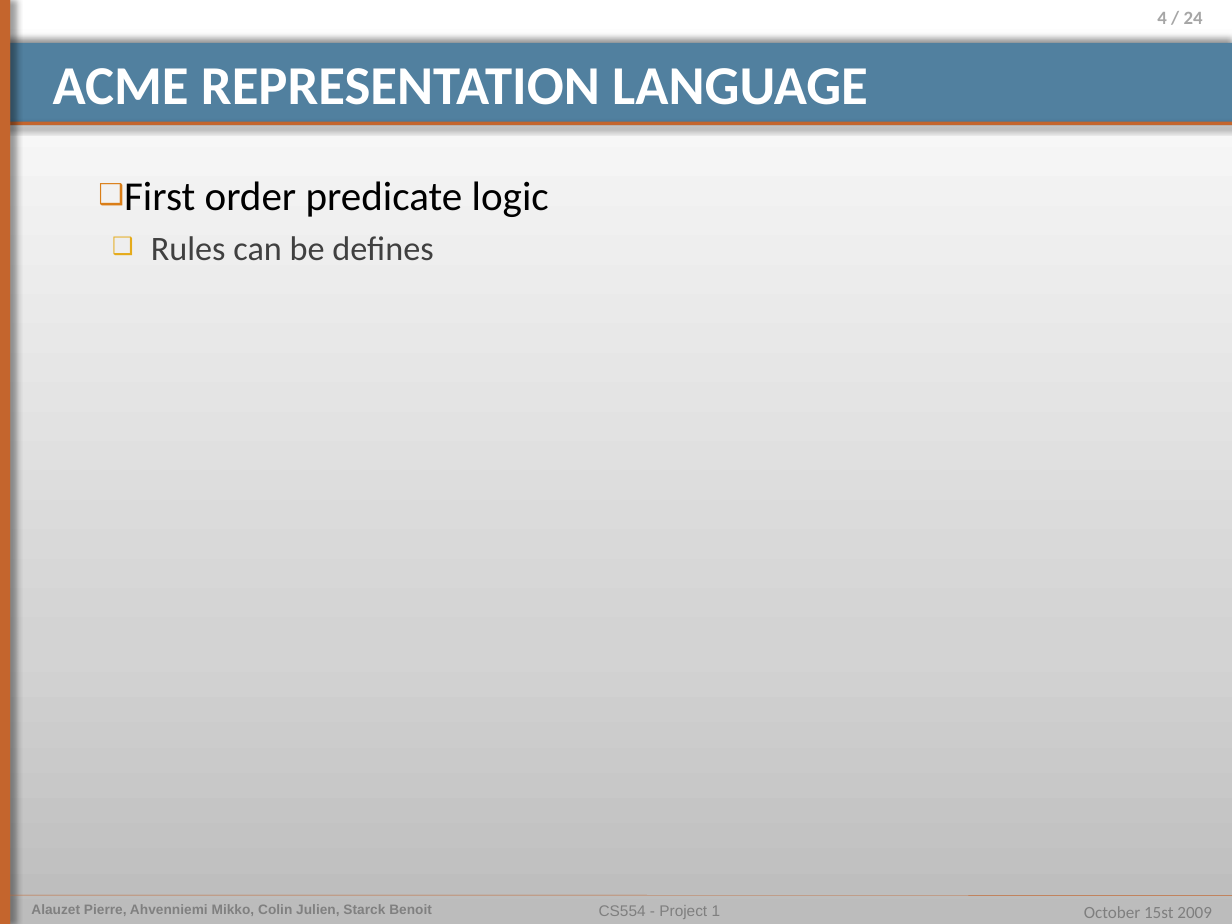
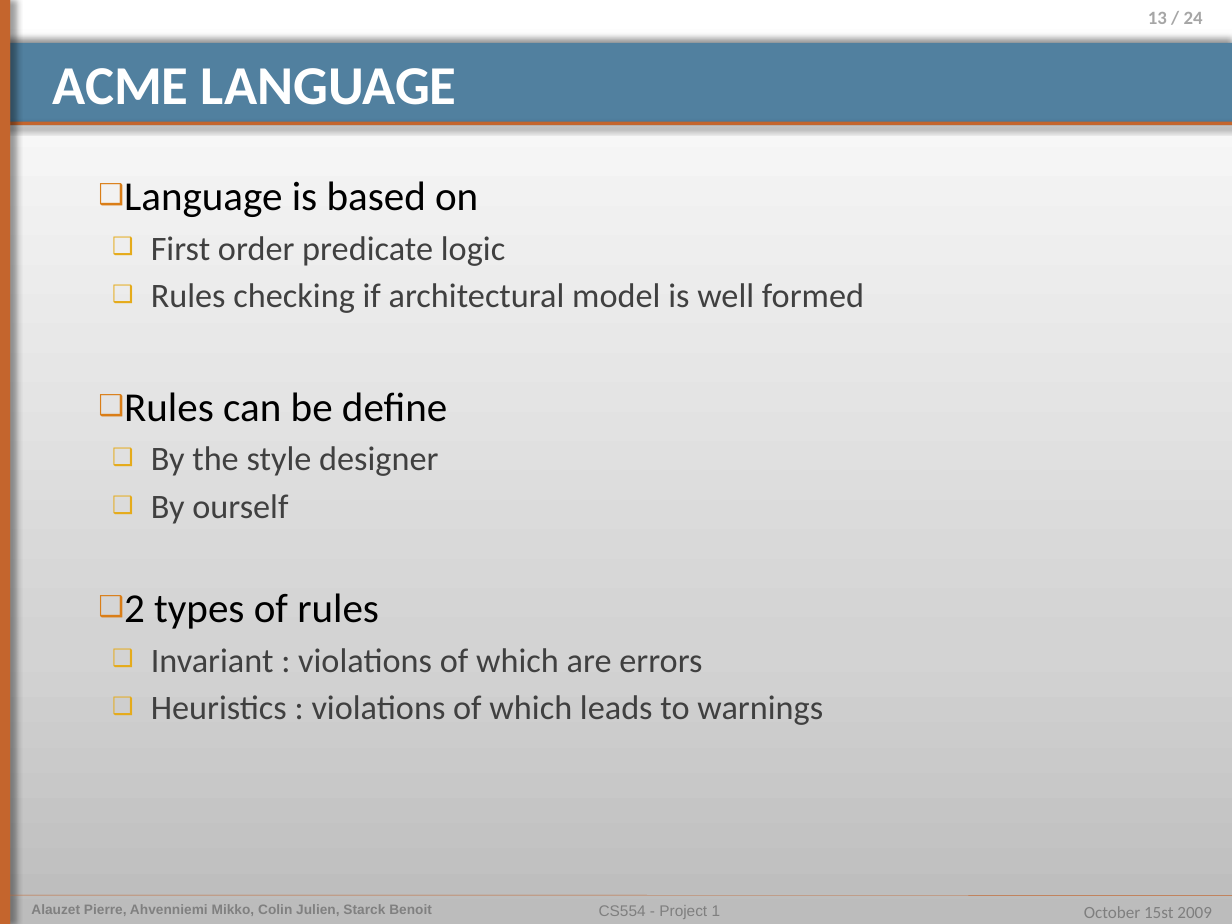
Before and after one commit to pierrealauzet/euroteam, a slide deck: slide 13 of Project 2/Part1/CS554_EuroTeam_Project2_OP4.pptx (slide 4 before the commit). Drawn at 1232x924 pixels with LibreOffice and Linux fonts; fonts in the diff are those of the drawing. Boxes give left, top, right and bottom in pixels: in the first picture for what was removed or moved away, otherwise in the second. Text is boxed around its words. In the diff, an @@ line names an element or a change of style, - is before the commit and + after.

```diff
--- a/Project 2/Part1/CS554_EuroTeam_Project2_OP4.pptx
+++ b/Project 2/Part1/CS554_EuroTeam_Project2_OP4.pptx
@@ page number at [1148, 12, 1203, 24]: text changed @@
-4 / 24
+13 / 24
@@ title at [53, 68, 457, 105]: text changed @@
-ACME REPRESENTATION LANGUAGE
+ACME LANGUAGE
@@ text at [124, 181, 478, 217]: paragraph added @@
+❑ Language is based on
@@ text at [151, 236, 505, 266]: size 24 to 20 pt, text colour #000000 to #404040 in "First order predicate logic"; list level 1 to 2 in "First order predicate logic"; bullet colour #DA7E18 to #E5AB1B @@
@@ text at [124, 283, 864, 725]: text changed @@
-  ❑ Rules can be defines
+  ❑ Rules checking if architectural model is well formed
+❑ Rules can be define
+  ❑ By the style designer
+  ❑ By ourself
+❑ 2 types of rules
+  ❑ Invariant : violations of which are errors
+  ❑ Heuristics : violations of which leads to warnings
```
Also in this commit, not shown: 3 other slides changed, 16 slides added, 2 slides removed, 5 other files.
